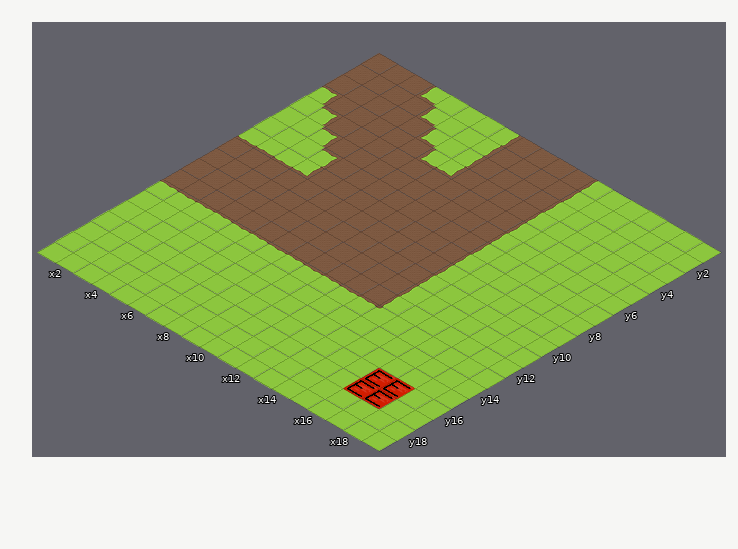
Tiled map, stored at hcg/resources/maps/maps/grass_normal_04.tmx. The first picture shows the starting point.
Cells are 55x32 px. Isometric: x runs down to the right, y down to the left. Shown: x 1..19, y 1..19.
And afterwards:
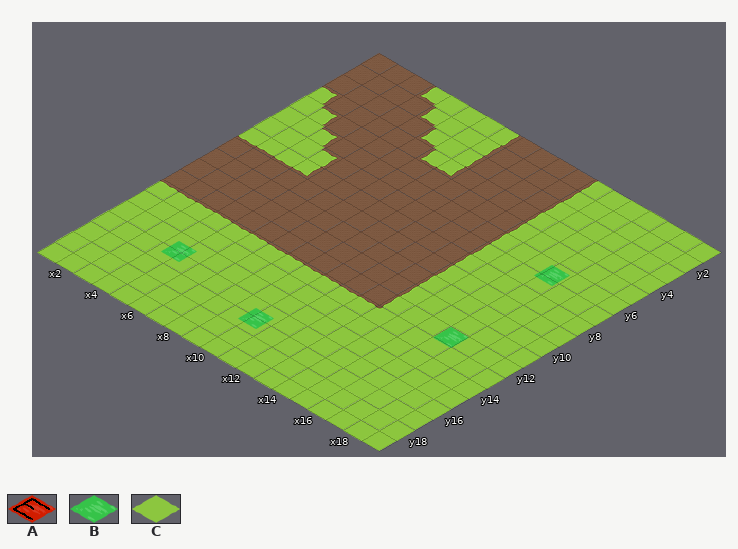
Key: from "exit": A 0; from "grass": B 0; from "new-grass-dry&wet": C 0.
_ is an empty cell.
Objects are placed by the point they stand on, in cells (3,4 is the top-left corner of cell 3,4); size is 1x1 cell unless given.
From the commit log: add two more map sets, rename original grass_normal_06 to grass_normal_07
Diff:
Layer "grass":
y 16..17: x 16..17 __ -> CC
Layer "exit" (removed):
y 16..17: x 16..17 AA -> __
Layer "tree" (added):
added: B at 16.9,7.3
added: B at 17,13.1
added: B at 5.4,16.5
added: B at 10.7,17.6
